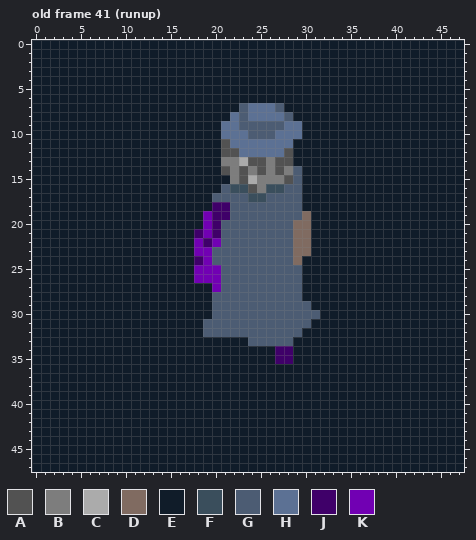
One commit to this pixel-art file: Game Arts/ase files/Character.ase. The picture above is the old version.
48x48 pixels, 115 frames. Shown: old frame 41 (runup). The commit also changed other frames, which this record leaves out.
Visible layers, top first: "Layer 2", "Layer 1", "Layer 3".
Palette (. is transparent): A #525252  B #7d7d7d  C #ababab  D #806b61  E #101c29  F #3a4e5c  G #4c5c73  H #5c7194  J #3f0069  K #7100b3
Pixels before, old frame 41 (runup), first column x 0:
 0 EEEEEEEEEEEEEEEEEEEEEEEEEEEEEEEEEEEEEEEEEEEEEEEE
 1 EEEEEEEEEEEEEEEEEEEEEEEEEEEEEEEEEEEEEEEEEEEEEEEE
 2 EEEEEEEEEEEEEEEEEEEEEEEEEEEEEEEEEEEEEEEEEEEEEEEE
 3 EEEEEEEEEEEEEEEEEEEEEEEEEEEEEEEEEEEEEEEEEEEEEEEE
 4 EEEEEEEEEEEEEEEEEEEEEEEEEEEEEEEEEEEEEEEEEEEEEEEE
 5 EEEEEEEEEEEEEEEEEEEEEEEEEEEEEEEEEEEEEEEEEEEEEEEE
 6 EEEEEEEEEEEEEEEEEEEEEEEEEEEEEEEEEEEEEEEEEEEEEEEE
 7 EEEEEEEEEEEEEEEEEEEEEEEGHHHGEEEEEEEEEEEEEEEEEEEE
 8 EEEEEEEEEEEEEEEEEEEEEEHGHHHHGEEEEEEEEEEEEEEEEEEE
 9 EEEEEEEEEEEEEEEEEEEEEHHGGGGGHHEEEEEEEEEEEEEEEEEE
10 EEEEEEEEEEEEEEEEEEEEEHHHGGGHHHEEEEEEEEEEEEEEEEEE
11 EEEEEEEEEEEEEEEEEEEEEAHHHHHHHEEEEEEEEEEEEEEEEEEE
12 EEEEEEEEEEEEEEEEEEEEEAAHHHHHAEEEEEEEEEEEEEEEEEEE
13 EEEEEEEEEEEEEEEEEEEEEBBCAABAAEEEEEEEEEEEEEEEEEEE
14 EEEEEEEEEEEEEEEEEEEEEABABABABGEEEEEEEEEEEEEEEEEE
15 EEEEEEEEEEEEEEEEEEEEEEBACBBBAGEEEEEEEEEEEEEEEEEE
16 EEEEEEEEEEEEEEEEEEEEEGFFABFFGGEEEEEEEEEEEEEEEEEE
17 EEEEEEEEEEEEEEEEEEEEGGGGFFGGGGEEEEEEEEEEEEEEEEEE
18 EEEEEEEEEEEEEEEEEEEEJJGGGGGGGGEEEEEEEEEEEEEEEEEE
19 EEEEEEEEEEEEEEEEEEEKJJGGGGGGGGDEEEEEEEEEEEEEEEEE
20 EEEEEEEEEEEEEEEEEEEKJGGGGGGGGDDEEEEEEEEEEEEEEEEE
21 EEEEEEEEEEEEEEEEEEJKJGGGGGGGGDDEEEEEEEEEEEEEEEEE
22 EEEEEEEEEEEEEEEEEEKJKGGGGGGGGDDEEEEEEEEEEEEEEEEE
23 EEEEEEEEEEEEEEEEEEKKGGGGGGGGGDDEEEEEEEEEEEEEEEEE
24 EEEEEEEEEEEEEEEEEEJKGGGGGGGGGDEEEEEEEEEEEEEEEEEE
25 EEEEEEEEEEEEEEEEEEKKKGGGGGGGGGEEEEEEEEEEEEEEEEEE
26 EEEEEEEEEEEEEEEEEEKKKGGGGGGGGGEEEEEEEEEEEEEEEEEE
27 EEEEEEEEEEEEEEEEEEEEKGGGGGGGGGEEEEEEEEEEEEEEEEEE
28 EEEEEEEEEEEEEEEEEEEEGGGGGGGGGGEEEEEEEEEEEEEEEEEE
29 EEEEEEEEEEEEEEEEEEEEGGGGGGGGGGGEEEEEEEEEEEEEEEEE
30 EEEEEEEEEEEEEEEEEEEEGGGGGGGGGGGGEEEEEEEEEEEEEEEE
31 EEEEEEEEEEEEEEEEEEEGGGGGGGGGGGGEEEEEEEEEEEEEEEEE
32 EEEEEEEEEEEEEEEEEEEGGGGGGGGGGGEEEEEEEEEEEEEEEEEE
33 EEEEEEEEEEEEEEEEEEEEEEEEGGGGGEEEEEEEEEEEEEEEEEEE
34 EEEEEEEEEEEEEEEEEEEEEEEEEEEJJEEEEEEEEEEEEEEEEEEE
35 EEEEEEEEEEEEEEEEEEEEEEEEEEEJJEEEEEEEEEEEEEEEEEEE
36 EEEEEEEEEEEEEEEEEEEEEEEEEEEEEEEEEEEEEEEEEEEEEEEE
37 EEEEEEEEEEEEEEEEEEEEEEEEEEEEEEEEEEEEEEEEEEEEEEEE
38 EEEEEEEEEEEEEEEEEEEEEEEEEEEEEEEEEEEEEEEEEEEEEEEE
39 EEEEEEEEEEEEEEEEEEEEEEEEEEEEEEEEEEEEEEEEEEEEEEEE
40 EEEEEEEEEEEEEEEEEEEEEEEEEEEEEEEEEEEEEEEEEEEEEEEE
41 EEEEEEEEEEEEEEEEEEEEEEEEEEEEEEEEEEEEEEEEEEEEEEEE
42 EEEEEEEEEEEEEEEEEEEEEEEEEEEEEEEEEEEEEEEEEEEEEEEE
43 EEEEEEEEEEEEEEEEEEEEEEEEEEEEEEEEEEEEEEEEEEEEEEEE
44 EEEEEEEEEEEEEEEEEEEEEEEEEEEEEEEEEEEEEEEEEEEEEEEE
45 EEEEEEEEEEEEEEEEEEEEEEEEEEEEEEEEEEEEEEEEEEEEEEEE
46 EEEEEEEEEEEEEEEEEEEEEEEEEEEEEEEEEEEEEEEEEEEEEEEE
47 EEEEEEEEEEEEEEEEEEEEEEEEEEEEEEEEEEEEEEEEEEEEEEEE
Now the later version:
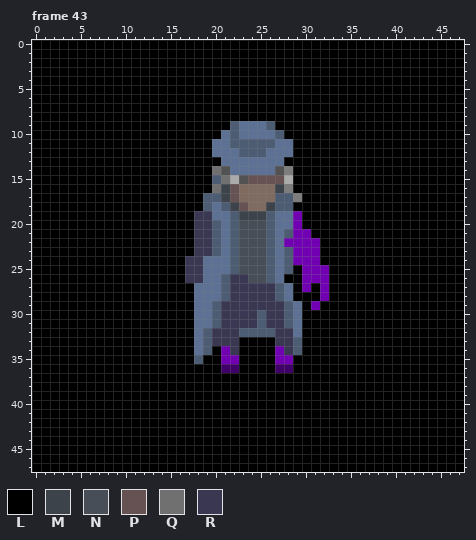
Colours new in this view: L #000000  M #3d434a  N #474e57  P #665252  Q #707070  R #3a3752
The edit:
frames 115 -> 148
layer "Layer 3" now hidden
Changed rows in their new state; - is an unchanged pixel.
Frame 43 against old frame 41 (runup), layers "Layer 2", "Layer 1":
first column x 0:
 0 LLLLLLLLLLLLLLLLLLLLLLLLLLLLLLLLLLLLLLLLLLLLLLLL
 1 LLLLLLLLLLLLLLLLLLLLLLLLLLLLLLLLLLLLLLLLLLLLLLLL
 2 LLLLLLLLLLLLLLLLLLLLLLLLLLLLLLLLLLLLLLLLLLLLLLLL
 3 LLLLLLLLLLLLLLLLLLLLLLLLLLLLLLLLLLLLLLLLLLLLLLLL
 4 LLLLLLLLLLLLLLLLLLLLLLLLLLLLLLLLLLLLLLLLLLLLLLLL
 5 LLLLLLLLLLLLLLLLLLLLLLLLLLLLLLLLLLLLLLLLLLLLLLLL
 6 LLLLLLLLLLLLLLLLLLLLLLLLLLLLLLLLLLLLLLLLLLLLLLLL
 7 LLLLLLLLLLLLLLLLLLLLLLLLLLLLLLLLLLLLLLLLLLLLLLLL
 8 LLLLLLLLLLLLLLLLLLLLLLLLLLLLLLLLLLLLLLLLLLLLLLLL
 9 LLLLLLLLLLLLLLLLLLLLLLGHHH-LLLLLLLLLLLLLLLLLLLLL
10 LLLLLLLLLLLLLLLLLLLLL-G-HHHGLLLLLLLLLLLLLLLLLLLL
11 LLLLLLLLLLLLLLLLLLLLHHGGGGG--LLLLLLLLLLLLLLLLLLL
12 LLLLLLLLLLLLLLLLLLLLHHHGGG--HLLLLLLLLLLLLLLLLLLL
13 LLLLLLLLLLLLLLLLLLLLLHHHHHHHLLLLLLLLLLLLLLLLLLLL
14 LLLLLLLLLLLLLLLLLLLLQ-HHHHH--LLLLLLLLLLLLLLLLLLL
15 LLLLLLLLLLLLLLLLLLLLGQC-PPPPCLLLLLLLLLLLLLLLLLLL
16 LLLLLLLLLLLLLLLLLLLLQMPDDDDMBLLLLLLLLLLLLLLLLLLL
17 LLLLLLLLLLLLLLLLLLLG-MPDDDD--BLLLLLLLLLLLLLLLLLL
18 LLLLLLLLLLLLLLLLLLLGHGMPDDM--LLLLLLLLLLLLLLLLLLL
19 LLLLLLLLLLLLLLLLLLRRHH-MMM-HHKLLLLLLLLLLLLLLLLLL
20 LLLLLLLLLLLLLLLLLLRRGH-NNN-HHKLLLLLLLLLLLLLLLLLL
21 LLLLLLLLLLLLLLLLLLRRGH-NNN-H-KKLLLLLLLLLLLLLLLLL
22 LLLLLLLLLLLLLLLLLLRRGH-NNN-HKKKKLLLLLLLLLLLLLLLL
23 LLLLLLLLLLLLLLLLLLRR-H-NNN-H-KKKLLLLLLLLLLLLLLLL
24 LLLLLLLLLLLLLLLLLRRHHH-NNN-H-KKKLLLLLLLLLLLLLLLL
25 LLLLLLLLLLLLLLLLLRRHHH-NNN-H-LKKKLLLLLLLLLLLLLLL
26 LLLLLLLLLLLLLLLLLRRHH-RRNN-HLLKKKLLLLLLLLLLLLLLL
27 LLLLLLLLLLLLLLLLLLHHH-RRRRR-HLKLKLLLLLLLLLLLLLLL
28 LLLLLLLLLLLLLLLLLLHHH-RRRRR-HLLLKLLLLLLLLLLLLLLL
29 LLLLLLLLLLLLLLLLLLHH-RRRRRRR-HLKLLLLLLLLLLLLLLLL
30 LLLLLLLLLLLLLLLLLLHH-RRRR-RR-HLLLLLLLLLLLLLLLLLL
31 LLLLLLLLLLLLLLLLLLHH-RRRR-RR-HLLLLLLLLLLLLLLLLLL
32 LLLLLLLLLLLLLLLLLLH-RRR----RRHLLLLLLLLLLLLLLLLLL
33 LLLLLLLLLLLLLLLLLLHGRRRLLLLRRGLLLLLLLLLLLLLLLLLL
34 LLLLLLLLLLLLLLLLLLHGLKRLLLLKRGLLLLLLLLLLLLLLLLLL
35 LLLLLLLLLLLLLLLLLLGLLKKLLLLKKLLLLLLLLLLLLLLLLLLL
36 LLLLLLLLLLLLLLLLLLLLLJJLLLLJJLLLLLLLLLLLLLLLLLLL
37 LLLLLLLLLLLLLLLLLLLLLLLLLLLLLLLLLLLLLLLLLLLLLLLL
38 LLLLLLLLLLLLLLLLLLLLLLLLLLLLLLLLLLLLLLLLLLLLLLLL
39 LLLLLLLLLLLLLLLLLLLLLLLLLLLLLLLLLLLLLLLLLLLLLLLL
40 LLLLLLLLLLLLLLLLLLLLLLLLLLLLLLLLLLLLLLLLLLLLLLLL
41 LLLLLLLLLLLLLLLLLLLLLLLLLLLLLLLLLLLLLLLLLLLLLLLL
42 LLLLLLLLLLLLLLLLLLLLLLLLLLLLLLLLLLLLLLLLLLLLLLLL
43 LLLLLLLLLLLLLLLLLLLLLLLLLLLLLLLLLLLLLLLLLLLLLLLL
44 LLLLLLLLLLLLLLLLLLLLLLLLLLLLLLLLLLLLLLLLLLLLLLLL
45 LLLLLLLLLLLLLLLLLLLLLLLLLLLLLLLLLLLLLLLLLLLLLLLL
46 LLLLLLLLLLLLLLLLLLLLLLLLLLLLLLLLLLLLLLLLLLLLLLLL
47 LLLLLLLLLLLLLLLLLLLLLLLLLLLLLLLLLLLLLLLLLLLLLLLL
